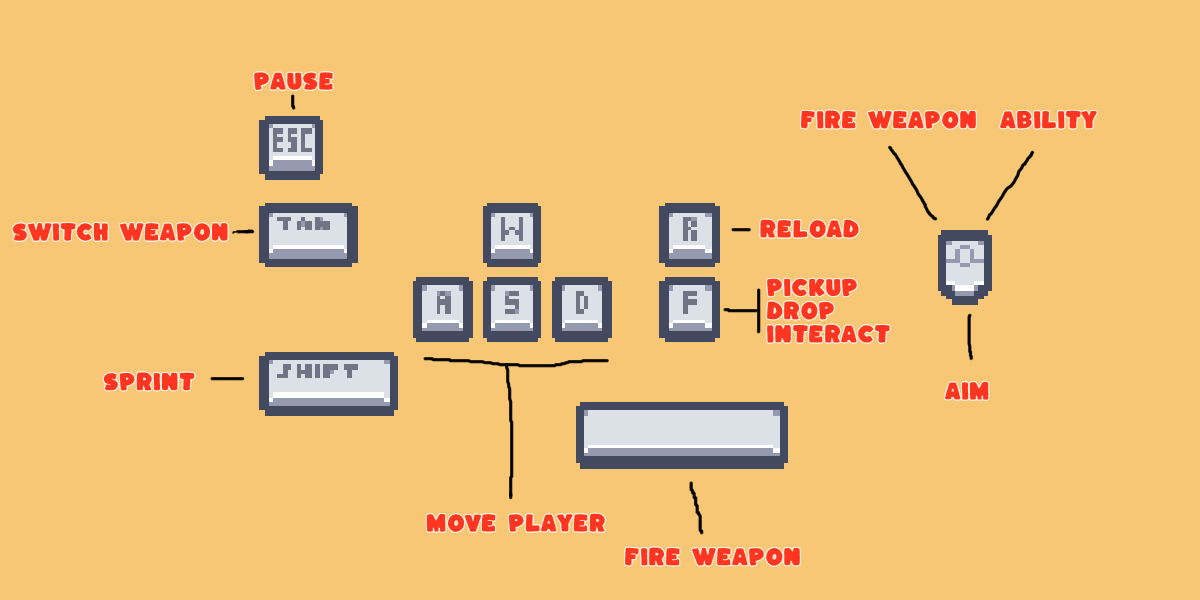
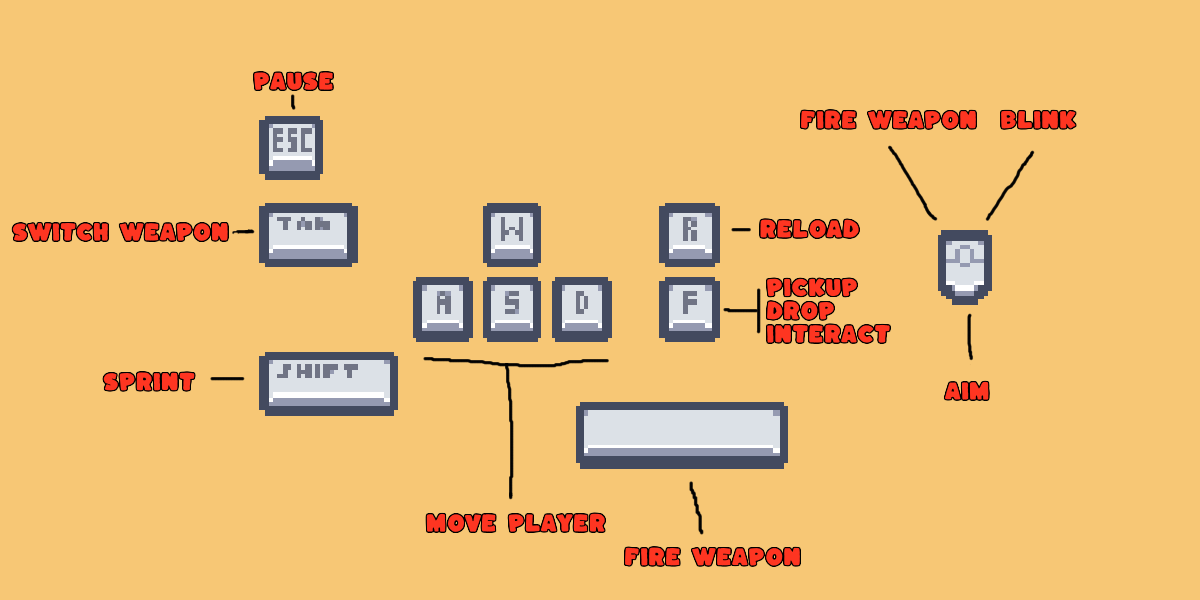
Revision of a layered 1200 × 600 image; what changed, layer by layer:
painted on "Paint Layer 1" over [192, 71, 1088, 567]
moved "Keys_New" above "Background", painted on it over [228, 109, 1060, 401]
painted on "Background" over [11, 71, 1098, 567]
